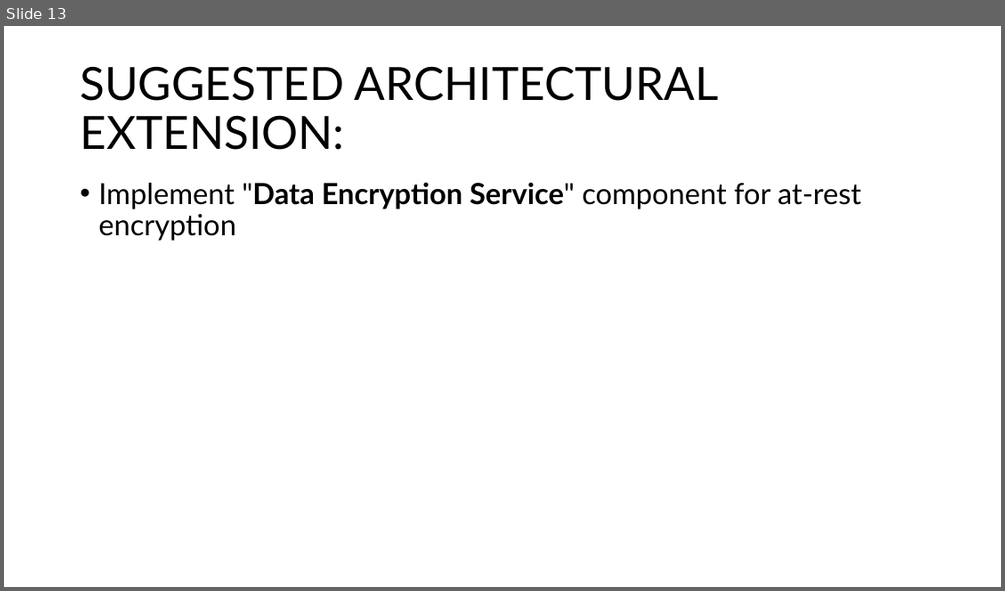
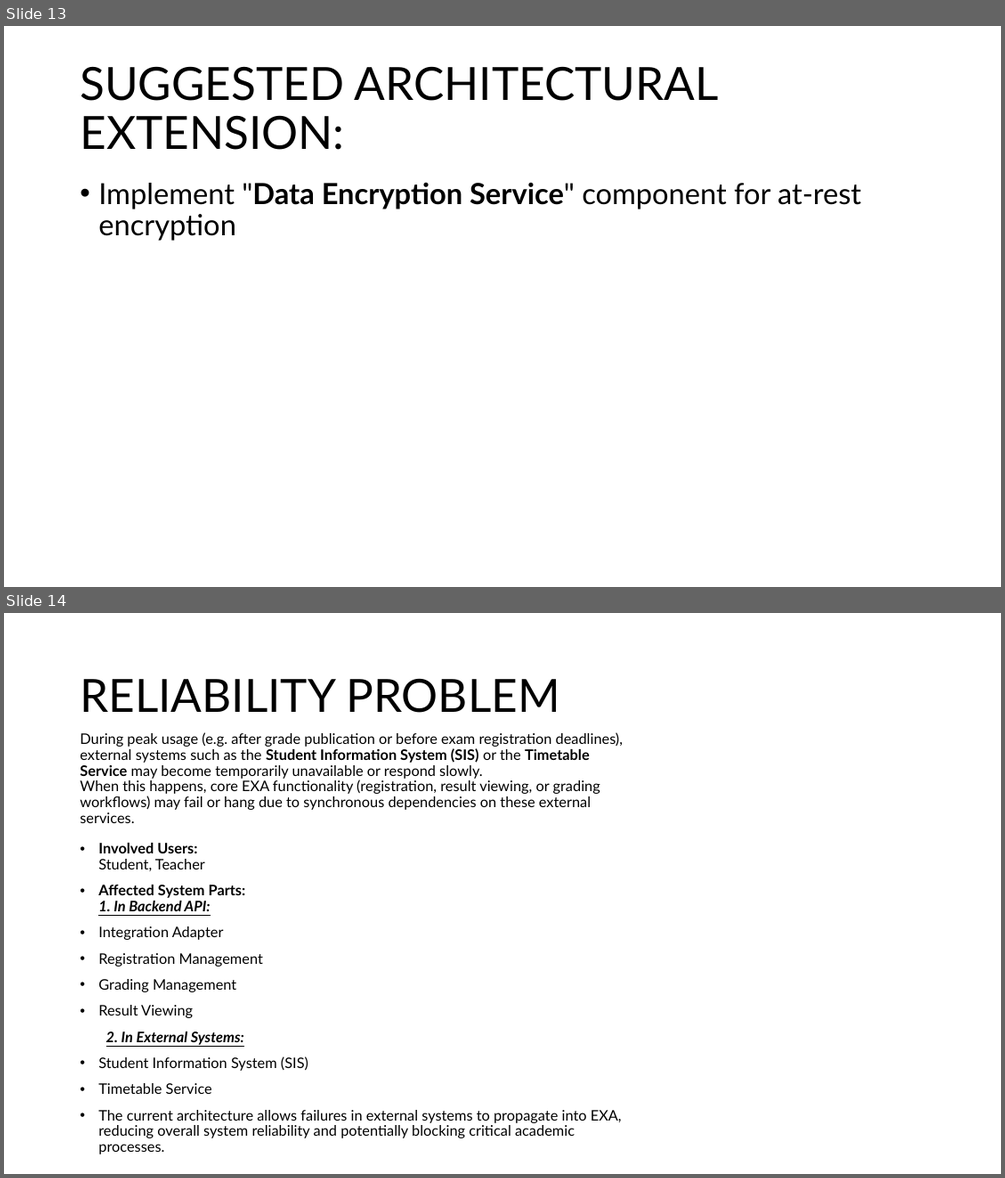
Before and after one commit to mayembe-martin/software_architecture_schedules, a slide deck: M2/Presentation_Qualities.pptx. Shown one above the other, each under a label of ours: slide 13 before the commit, slides 13 and 14 after it. The pictures are 1005x591 and 1005x1178 pixels, drawn with LibreOffice and Linux fonts; fonts in the diff are those of the drawing. Boxes give left, top, right and bottom in pixels: in the first picture for what was removed or moved away, otherwise in the second. Text is boxed around its words. In the diff, an @@ line names an element or a change of style, - is before the commit and + after.

Commit message:
Added Yash part - Reliability and Scalability qualities - final version pending

```diff
--- a/M2/Presentation_Qualities.pptx
+++ b/M2/Presentation_Qualities.pptx
@@ slide 14 added at bbox=[4, 613, 1001, 1174], background #FFFFFF @@
@@ title added at bbox=[80, 678, 559, 713], 44 pt, text #000000 @@
+RELIABILITY PROBLEM
@@ text added at bbox=[80, 732, 623, 823], 14 pt, text #000000 @@
+During peak usage (e.g. after grade publication or before exam registration deadlines), external systems such as the Student Information System (SIS) or the Timetable Service may become temporarily unavailable or respond slowly.
+When this happens, core EXA functionality (registration, result viewing, or grading workflows) may fail or hang due to synchronous dependencies on these external services.
@@ text added at bbox=[98, 843, 622, 1154], 14 pt, text #000000 @@
+• Involved Users:
+  Student, Teacher
+• Affected System Parts:
+  1. In Backend API:
+• Integration Adapter
+• Registration Management
+• Grading Management
+• Result Viewing
+2. In External Systems:
+• Student Information System (SIS)
+• Timetable Service
+• The current architecture allows failures in external systems to propagate into EXA, reducing overall system reliability and potentially blocking critical academic processes.
```
Also in this commit, not shown: 3 other slides added.
